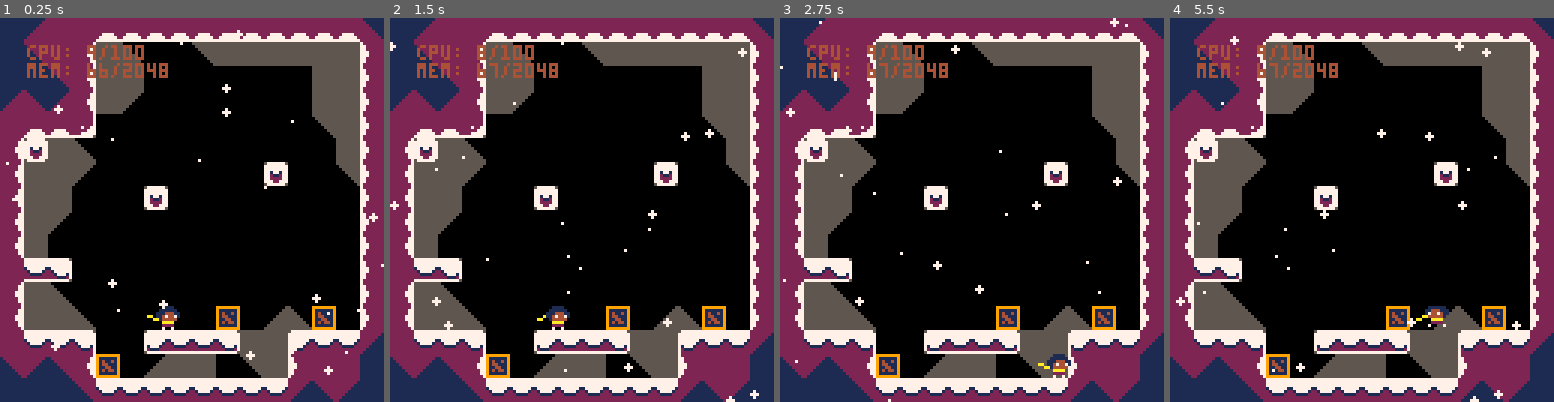
Above: before the commit, frames 1-4 (left to right).
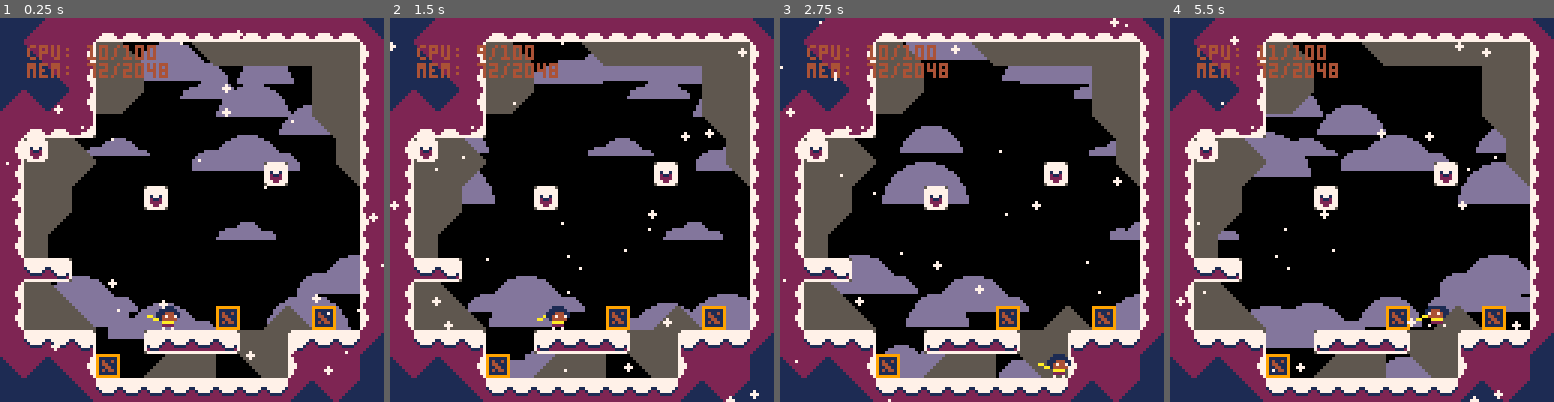
Above: after the commit, the same moments.

Repository: ExOK/Celeste2
Game: PICO-8 cartridge celeste2.p8
Same seed, same stepped clock (60 frames per second), same inputs: the game is played once before the commit and once after it.
Inputs:
- Up to frame 1 (0.25 s): no input
- Up to frame 2 (1.5 s): tap X (X key) at 0.33, 1.07 s; tap O (Z key) at 0.7 s
- Up to frame 3 (2.75 s): hold Right 1.6-2.1 s; tap O (Z key) at 1.7, 2.1, 2.5 s; tap X (X key) at 1.85 s; hold Up 2.15-2.42 s; hold Right from 2.47 s (still down)
- Up to frame 4 (5.5 s): tap O (Z key) every 0.4 s from 2.9 to 5.3 s; tap X (X key) at 2.97, 4.08, 5.2 s; release Right at 3.03 s; hold Left 3.08-3.58 s; hold Down 3.63-3.97 s; hold Right 4.02-4.68 s; hold Up 4.73-5.03 s; hold Left from 5.08 s (still down)

The runs differ from the first frame. In frame 1, 12% of the frame differs, in the area x 14-94%, y 6-84%; in frame 2, 9.1%; in frame 3, 10%; in frame 4, 13%, in the area x 12-94%, y 7-94%.

Commit message:
first cloud attempt

Diff:
--- a/celeste2.p8
+++ b/celeste2.p8
@@ -6,11 +6,15 @@
 room = 0
 objects = {}
 snow = {}
+clouds = {}
 
 function _init()
 
 	for i=0,25 do
 		snow[i] = { x = rnd(132), y = rnd(132) }
+	end
+	for i=0,25 do
+		clouds[i] = { x = rnd(132), y = rnd(132), s = 16 + rnd(32) }
 	end
 
 	room_load(0)
@@ -115,6 +119,24 @@
 
 	-- clear screen
 	cls(0)
+
+	-- draw clouds
+	local cc = 13
+	for i=0,#clouds do
+		local c = clouds[i]
+		local x = (c.x - c.s / 2) % (128 + c.s)
+		local y = c.y
+		clip(x - c.s / 2, y - c.s / 2, c.s, c.s / 2)
+		circfill(x, y, c.s / 3, cc)
+		if (i % 2 == 0) then
+			circfill(x - c.s / 3, y, c.s / 5, cc)
+		end
+		if (i % 2 == 0) then
+			circfill(x + c.s / 3, y, c.s / 6, cc)
+		end
+		c.x += (4 - i % 4) * 0.25
+	end
+	clip(0,0,128,128)
 
 	-- draw tileset
 	map((room % 4) * 16, (room / 4) * 16, 0, 0, 16, 16, 1)
